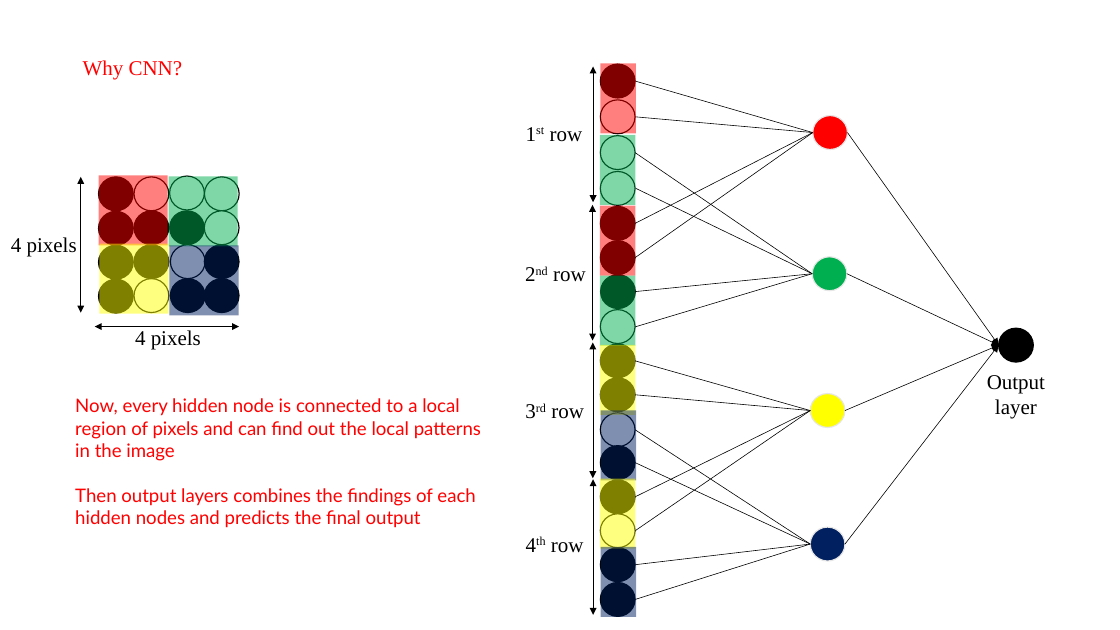
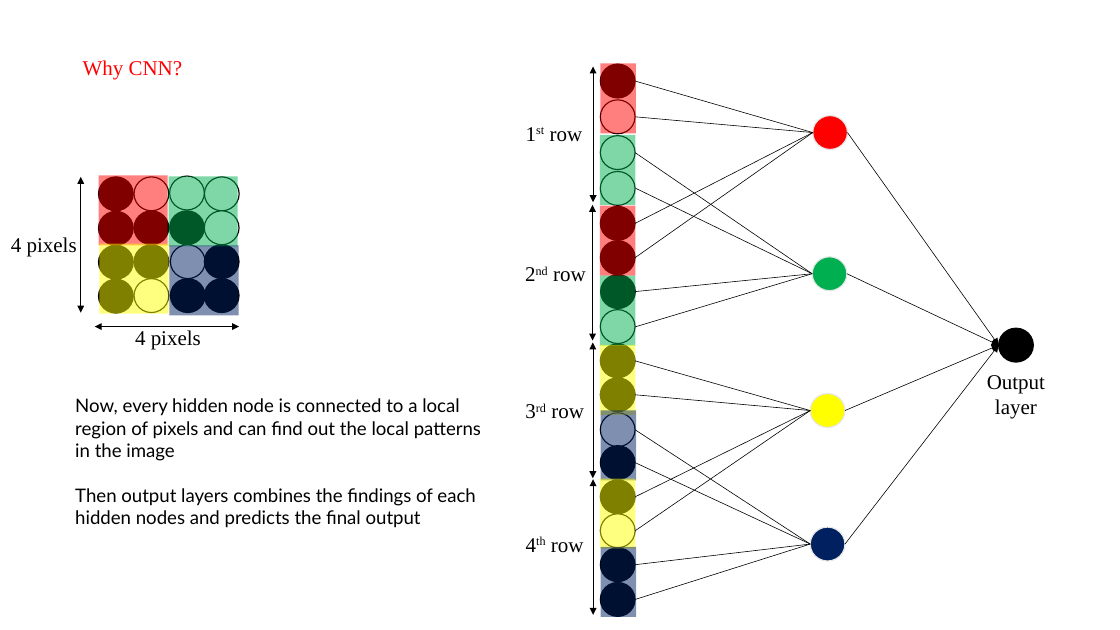
Before and after one commit to swapnilin/Convolutional-Neural-Network, a slide deck: slide 13 of Theory and Concepts/CNN_presentation.pptx. Drawn at 1120x630 pixels with LibreOffice and Linux fonts; fonts in the diff are those of the drawing. Boxes give left, top, right and bottom in pixels: in the first picture for what was removed or moved away, otherwise in the second. Text is boxed around its words. In the diff, an @@ line names an element or a change of style, - is before the commit and + after.

```diff
--- a/Theory and Concepts/CNN_presentation.pptx
+++ b/Theory and Concepts/CNN_presentation.pptx
@@ text "Now, every hidden node is ..." at box(75, 398, 481, 528): text colour #FF0000 to #000000 @@
```
Also in this commit, not shown: 3 other slides changed, 2 slides added.
